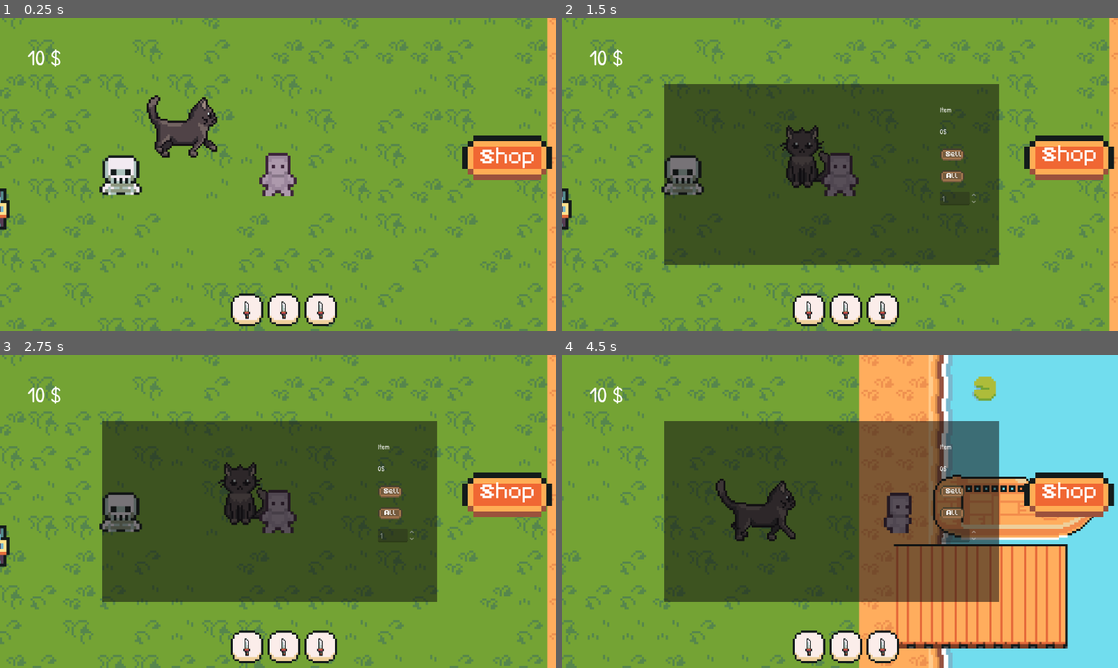
Above: before the commit, frames 1-4 (two rows, left to right).
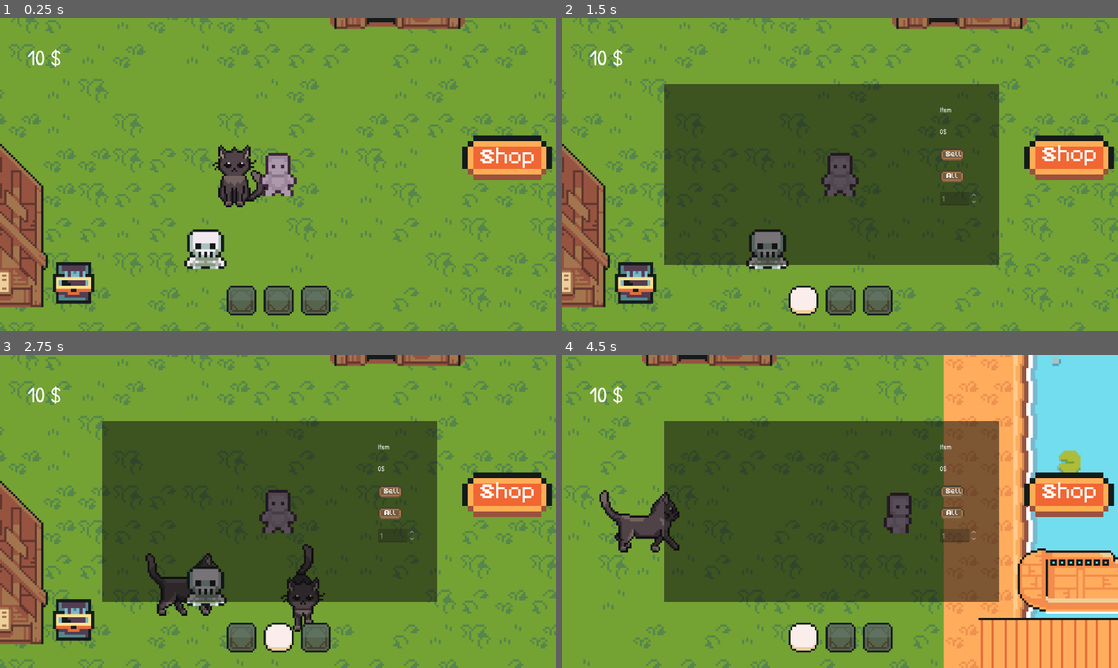
Above: after the commit, the same moments.

Repository: NileKnight1/tycoon
Game: Godot game, scene res://scenes/game.tscn
Same seed, same stepped clock (60 frames per second), same inputs: the game is played once before the commit and once after it.
Inputs (mouse positions are in pixels of both pictures, inside the frame that each line leads up to; where the layout moved, square brackets give the same spot in the first picture):
- Up to frame 1 (0.25 s): no input
- Up to frame 2 (1.5 s): click "Shop" at 0.5 s; click (801, 299) [845, 309] at 1.25 s
- Up to frame 3 (2.75 s): click (278, 636) [322, 646] at 2 s
- Up to frame 4 (4.5 s): click (878, 636) [806, 646] at 2.75 s; tap Enter (ui_accept) at 3.5, 3.77 s; move the mouse to (962, 495) at 3.52 s; hold D (right) from 3.53 s (still down); click (962, 495) at 3.6 s; tap 1 (t1, bound only after the commit) at 3.8, 4.35 s; move the mouse to (728, 527) at 4.27 s

The runs differ from the first frame. In frame 1, 24% of the frame differs, in the area x 0-100%, y 0-100%; in frame 2, 19%; in frame 3, 20%; in frame 4, 40%.

Commit message:
added ability to kill the cat plus some improvements to the inventory

Diff:
--- a/project.godot
+++ b/project.godot
@@ -70,6 +70,26 @@
 "events": [Object(InputEventKey,"resource_local_to_scene":false,"resource_name":"","device":-1,"window_id":0,"alt_press …(192 unchanged characters)…
 ]
 }
+t1={
+"deadzone": 0.2,
+"events": [Object(InputEventKey,"resource_local_to_scene":false,"resource_name":"","device":-1,"window_id":0,"alt_pressed":false,"shift_pressed":false,"ctrl_pressed":false,"meta_pressed":false,"pressed":false,"keycode":0,"physical_keycode":49,"key_label":0,"unicode":49,"location":0,"echo":false,"script":null)
+]
+}
+t2={
+"deadzone": 0.2,
+"events": [Object(InputEventKey,"resource_local_to_scene":false,"resource_name":"","device":-1,"window_id":0,"alt_pressed":false,"shift_pressed":false,"ctrl_pressed":false,"meta_pressed":false,"pressed":false,"keycode":0,"physical_keycode":50,"key_label":0,"unicode":50,"location":0,"echo":false,"script":null)
+]
+}
+t3={
+"deadzone": 0.2,
+"events": [Object(InputEventKey,"resource_local_to_scene":false,"resource_name":"","device":-1,"window_id":0,"alt_pressed":false,"shift_pressed":false,"ctrl_pressed":false,"meta_pressed":false,"pressed":false,"keycode":0,"physical_keycode":51,"key_label":0,"unicode":51,"location":0,"echo":false,"script":null)
+]
+}
+action={
+"deadzone": 0.2,
+"events": [Object(InputEventMouseButton,"resource_local_to_scene":false,"resource_name":"","device":-1,"window_id":0,"alt_pressed":false,"shift_pressed":false,"ctrl_pressed":false,"meta_pressed":false,"button_mask":1,"position":Vector2(228, 9),"global_position":Vector2(237, 57),"factor":1.0,"button_index":1,"canceled":false,"pressed":true,"double_click":false,"script":null)
+]
+}
 
 [input_devices]
 
--- a/scenes/game.tscn
+++ b/scenes/game.tscn
@@ -26,7 +26,6 @@
 [ext_resource type="Texture2D" uid="uid://bqkmho5ybxqmd" path="res://assets/interior/dungeon_ (2).png" id="19_bt5mj"]
 [ext_resource type="Texture2D" uid="uid://didythlguvrlo" path="res://assets/ui/white.png" id="20_suyxu"]
 [ext_resource type="Texture2D" uid="uid://biqct5jjex5ux" path="res://assets/ui/dark.png" id="21_sgl2t"]
-[ext_resource type="Texture2D" uid="uid://cgaohmjll37un" path="res://assets/weapons/Sprite.png" id="21_sww3w"]
 [ext_resource type="Script" uid="uid://dxrjlv0r7d8u6" path="res://scripts/cat.gd" id="26_bhx41"]
 [ext_resource type="Texture2D" uid="uid://bemqptwm174vx" path="res://assets/characters/cars/cat 1 (64х64).png" id="27_qnb83"]
 
@@ -596,8 +595,8 @@
 }]
 
 [sub_resource type="CapsuleShape2D" id="CapsuleShape2D_sww3w"]
-radius = 8.999425
-height = 26.020948
+radius = 20.012934
+height = 40.025867
 
 [node name="game" type="Node2D"]
 script = ExtResource("1_u5sy4")
@@ -808,9 +807,9 @@
 
 [node name="player1" parent="." instance=ExtResource("1_uwrxv")]
 z_index = 2
-position = Vector2(68, 33.000015)
+position = Vector2(29, -1.0000001)
 scale = Vector2(1.44, 1.44)
-collision_layer = 74
+collision_layer = 202
 collision_mask = 74
 
 [node name="Camera2D" type="Camera2D" parent="player1"]
@@ -891,102 +890,91 @@
 theme_override_font_sizes/font_size = 50
 text = "0 $"
 
-[node name="CanvasLayer" type="CanvasLayer" parent="gui"]
-
-[node name="button1" type="TextureButton" parent="gui/CanvasLayer"]
+[node name="taskbar" type="HBoxContainer" parent="gui"]
 anchors_preset = 7
 anchor_left = 0.5
 anchor_top = 1.0
 anchor_right = 0.5
 anchor_bottom = 1.0
-offset_left = -24.0
-offset_top = -86.0
-offset_right = 24.0
-offset_bottom = -38.0
+offset_left = -161.00003
+offset_top = -104.0
+offset_right = -85.0
+offset_bottom = -88.0
 grow_horizontal = 2
 grow_vertical = 0
-scale = Vector2(1.56, 1.56)
-texture_normal = ExtResource("20_suyxu")
-texture_pressed = ExtResource("21_sgl2t")
+scale = Vector2(4.2799997, 4.2799997)
+alignment = 1
+
+[node name="button1" type="TextureButton" parent="gui/taskbar"]
+layout_mode = 2
+toggle_mode = true
+action_mode = 0
+texture_normal = ExtResource("21_sgl2t")
+texture_pressed = ExtResource("20_suyxu")
 stretch_mode = 5
 
-[node name="item1" type="TextureRect" parent="gui/CanvasLayer"]
+[node name="item" type="TextureRect" parent="gui/taskbar/button1"]
+layout_mode = 1
 anchors_preset = 7
 anchor_left = 0.5
 anchor_top = 1.0
 anchor_right = 0.5
 anchor_bottom = 1.0
-offset_left = -7.0
-offset_top = -68.0
-offset_right = 33.0
-offset_bottom = -28.0
+offset_left = -4.728969
+offset_top = -12.962617
+offset_right = 23.47614
+offset_bottom = 15.242493
 grow_horizontal = 2
 grow_vertical = 0
-texture = ExtResource("21_sww3w")
+scale = Vector2(0.31775695, 0.31775695)
 stretch_mode = 5
 
-[node name="button2" type="TextureButton" parent="gui/CanvasLayer"]
+[node name="button2" type="TextureButton" parent="gui/taskbar"]
+layout_mode = 2
+toggle_mode = true
+action_mode = 0
+texture_normal = ExtResource("21_sgl2t")
+texture_pressed = ExtResource("20_suyxu")
+stretch_mode = 5
+
+[node name="item" type="TextureRect" parent="gui/taskbar/button2"]
+layout_mode = 1
 anchors_preset = 7
 anchor_left = 0.5
 anchor_top = 1.0
 anchor_right = 0.5
 anchor_bottom = 1.0
-offset_left = 61.0
-offset_top = -86.0
-offset_right = 109.0
-offset_bottom = -38.0
+offset_left = -4.728969
+offset_top = -12.962617
+offset_right = 23.47614
+offset_bottom = 15.242493
 grow_horizontal = 2
 grow_vertical = 0
-scale = Vector2(1.56, 1.56)
-texture_normal = ExtResource("20_suyxu")
-texture_pressed = ExtResource("21_sgl2t")
+scale = Vector2(0.31775695, 0.31775695)
 stretch_mode = 5
 
-[node name="item2" type="TextureRect" parent="gui/CanvasLayer"]
+[node name="button3" type="TextureButton" parent="gui/taskbar"]
+layout_mode = 2
+toggle_mode = true
+action_mode = 0
+texture_normal = ExtResource("21_sgl2t")
+texture_pressed = ExtResource("20_suyxu")
+stretch_mode = 5
+
+[node name="item" type="TextureRect" parent="gui/taskbar/button3"]
+layout_mode = 1
 anchors_preset = 7
 anchor_left = 0.5
 anchor_top = 1.0
 anchor_right = 0.5
 anchor_bottom = 1.0
-offset_left = 78.0
-offset_top = -68.0
-offset_right = 118.0
-offset_bottom = -28.0
+offset_left = -4.728969
+offset_top = -12.962617
+offset_right = 23.47614
+offset_bottom = 15.242493
 grow_horizontal = 2
 grow_vertical = 0
-texture = ExtResource("21_sww3w")
-stretch_mode = 5
-
-[node name="button3" type="TextureButton" parent="gui/CanvasLayer"]
-anchors_preset = 7
-anchor_left = 0.5
-anchor_top = 1.0
-anchor_right = 0.5
-anchor_bottom = 1.0
-offset_left = -109.0
-offset_top = -86.0
-offset_right = -61.0
-offset_bottom = -38.0
-grow_horizontal = 2
-grow_vertical = 0
-scale = Vector2(1.56, 1.56)
-texture_normal = ExtResource("20_suyxu")
-texture_pressed = ExtResource("21_sgl2t")
-stretch_mode = 5
-
-[node name="item3" type="TextureRect" parent="gui/CanvasLayer"]
-anchors_preset = 7
-anchor_left = 0.5
-anchor_top = 1.0
-anchor_right = 0.5
-anchor_bottom = 1.0
-offset_left = -92.0
-offset_top = -68.0
-offset_right = -52.0
-offset_bottom = -28.0
-grow_horizontal = 2
-grow_vertical = 0
-texture = ExtResource("21_sww3w")
+scale = Vector2(0.31775695, 0.31775695)
 stretch_mode = 5
 
 [node name="house" type="Node2D" parent="."]
@@ -1036,19 +1024,125 @@
 limit_right = 1431
 limit_bottom = -1504
 
-[node name="cat" type="CharacterBody2D" parent="."]
+[node name="cats" type="Node2D" parent="."]
+
+[node name="cat" type="CharacterBody2D" parent="cats"]
 scale = Vector2(0.8751179, 0.89774454)
-collision_layer = 66
-collision_mask = 66
+collision_layer = 16
+collision_mask = 16
 script = ExtResource("26_bhx41")
 
-[node name="ch" type="AnimatedSprite2D" parent="cat"]
+[node name="ch" type="AnimatedSprite2D" parent="cats/cat"]
+scale = Vector2(1, 0.99999994)
 sprite_frames = SubResource("SpriteFrames_qnb83")
-animation = &"idle"
-
-[node name="CollisionShape2D2" type="CollisionShape2D" parent="cat"]
-position = Vector2(1, 6)
+animation = &"left"
+
+[node name="hit" type="Area2D" parent="cats/cat"]
+scale = Vector2(0.99999994, 0.99999994)
+collision_layer = 0
+collision_mask = 128
+
+[node name="CollisionShape2D2" type="CollisionShape2D" parent="cats/cat/hit"]
+position = Vector2(-0.11469332, 1.4286625)
 rotation = -1.5594913
+scale = Vector2(0.84688556, 0.9705991)
+shape = SubResource("CapsuleShape2D_sww3w")
+
+[node name="damage" type="Area2D" parent="cats/cat"]
+scale = Vector2(0.99999994, 0.99999994)
+collision_layer = 0
+collision_mask = 128
+
+[node name="CollisionShape2D2" type="CollisionShape2D" parent="cats/cat/damage"]
+position = Vector2(-0.11469332, 1.4286625)
+rotation = -1.5594913
+scale = Vector2(1.3703128, 1.5704889)
+shape = SubResource("CapsuleShape2D_sww3w")
+
+[node name="CollisionShape2D2" type="CollisionShape2D" parent="cats/cat"]
+position = Vector2(-0.11469332, 1.4286625)
+rotation = -1.5594913
+scale = Vector2(1.3703128, 1.5704889)
+shape = SubResource("CapsuleShape2D_sww3w")
+
+[node name="cat2" type="CharacterBody2D" parent="cats"]
+position = Vector2(-90, 223.99998)
+scale = Vector2(0.8751179, 0.89774454)
+collision_layer = 16
+collision_mask = 16
+script = ExtResource("26_bhx41")
+
+[node name="ch" type="AnimatedSprite2D" parent="cats/cat2"]
+scale = Vector2(1, 0.99999994)
+sprite_frames = SubResource("SpriteFrames_qnb83")
+animation = &"left"
+
+[node name="hit" type="Area2D" parent="cats/cat2"]
+scale = Vector2(0.99999994, 0.99999994)
+collision_layer = 0
+collision_mask = 128
+
+[node name="CollisionShape2D2" type="CollisionShape2D" parent="cats/cat2/hit"]
+position = Vector2(-0.11469332, 1.4286625)
+rotation = -1.5594913
+scale = Vector2(0.84688556, 0.9705991)
+shape = SubResource("CapsuleShape2D_sww3w")
+
+[node name="damage" type="Area2D" parent="cats/cat2"]
+scale = Vector2(0.99999994, 0.99999994)
+collision_layer = 0
+collision_mask = 128
+
+[node name="CollisionShape2D2" type="CollisionShape2D" parent="cats/cat2/damage"]
+position = Vector2(-0.11469332, 1.4286625)
+rotation = -1.5594913
+scale = Vector2(1.3703128, 1.5704889)
+shape = SubResource("CapsuleShape2D_sww3w")
+
+[node name="CollisionShape2D2" type="CollisionShape2D" parent="cats/cat2"]
+position = Vector2(-0.11469332, 1.4286625)
+rotation = -1.5594913
+scale = Vector2(1.3703128, 1.5704889)
+shape = SubResource("CapsuleShape2D_sww3w")
+
+[node name="cat3" type="CharacterBody2D" parent="cats"]
+position = Vector2(106, 197.99998)
+scale = Vector2(0.8751179, 0.89774454)
+collision_layer = 16
+collision_mask = 16
+script = ExtResource("26_bhx41")
+
+[node name="ch" type="AnimatedSprite2D" parent="cats/cat3"]
+scale = Vector2(1, 0.99999994)
+sprite_frames = SubResource("SpriteFrames_qnb83")
+animation = &"left"
+
+[node name="hit" type="Area2D" parent="cats/cat3"]
+scale = Vector2(0.99999994, 0.99999994)
+collision_layer = 0
+collision_mask = 128
+
+[node name="CollisionShape2D2" type="CollisionShape2D" parent="cats/cat3/hit"]
+position = Vector2(-0.11469332, 1.4286625)
+rotation = -1.5594913
+scale = Vector2(0.84688556, 0.9705991)
+shape = SubResource("CapsuleShape2D_sww3w")
+
+[node name="damage" type="Area2D" parent="cats/cat3"]
+scale = Vector2(0.99999994, 0.99999994)
+collision_layer = 0
+collision_mask = 128
+
+[node name="CollisionShape2D2" type="CollisionShape2D" parent="cats/cat3/damage"]
+position = Vector2(-0.11469332, 1.4286625)
+rotation = -1.5594913
+scale = Vector2(1.3703128, 1.5704889)
+shape = SubResource("CapsuleShape2D_sww3w")
+
+[node name="CollisionShape2D2" type="CollisionShape2D" parent="cats/cat3"]
+position = Vector2(-0.11469332, 1.4286625)
+rotation = -1.5594913
+scale = Vector2(1.3703128, 1.5704889)
 shape = SubResource("CapsuleShape2D_sww3w")
 
 [connection signal="body_entered" from="map/Area2D" to="." method="_on_area_2d_body_entered"]
@@ -1058,5 +1152,17 @@
 [connection signal="button_down" from="gui/sell" to="." method="_on_sell_button_down"]
 [connection signal="button_up" from="gui/sell" to="." method="_on_sell_button_up"]
 [connection signal="pressed" from="gui/sell" to="gui/inventory" method="_on_sell_pressed"]
+[connection signal="toggled" from="gui/taskbar/button1" to="." method="_on_button_1_toggled"]
+[connection signal="toggled" from="gui/taskbar/button2" to="." method="_on_button_2_toggled"]
+[connection signal="toggled" from="gui/taskbar/button3" to="." method="_on_button_3_toggled"]
 [connection signal="pressed" from="house/back" to="." method="_on_back_pressed"]
 [connection signal="pressed" from="house/Node2D/add" to="." method="_on_add_pressed"]
+[connection signal="body_entered" from="cats/cat/hit" to="cats/cat" method="_on_area_body_entered"]
+[connection signal="body_entered" from="cats/cat/damage" to="cats/cat" method="_on_damage_body_entered"]
+[connection signal="body_exited" from="cats/cat/damage" to="cats/cat" method="_on_damage_body_exited"]
+[connection signal="body_entered" from="cats/cat2/hit" to="cats/cat2" method="_on_area_body_entered"]
+[connection signal="body_entered" from="cats/cat2/damage" to="cats/cat2" method="_on_damage_body_entered"]
+[connection signal="body_exited" from="cats/cat2/damage" to="cats/cat2" method="_on_damage_body_exited"]
+[connection signal="body_entered" from="cats/cat3/hit" to="cats/cat3" method="_on_area_body_entered"]
+[connection signal="body_entered" from="cats/cat3/damage" to="cats/cat3" method="_on_damage_body_entered"]
+[connection signal="body_exited" from="cats/cat3/damage" to="cats/cat3" method="_on_damage_body_exited"]
--- a/scripts/cat.gd
+++ b/scripts/cat.gd
@@ -1,13 +1,16 @@
 extends CharacterBody2D
 
-@export var speed: float = 100.0
+@export var speed: float = 70
 
 var player: Node2D
 var ch: AnimatedSprite2D
 
+var hitbox = 0
+
+
 func _ready() -> void:
-	player = $"../player1"
-	ch = $ch  # reference to AnimatedSprite2D node
+	player = $"../../player1"
+	ch = $ch
 
 
 func _physics_process(delta: float) -> void:
@@ -39,3 +42,18 @@
 			else:
 				ch.play("up")
 	#ch.play()
+
+
+func _on_area_body_entered(body: Node2D) -> void:
+	player.health += 1
+	print(player.health)
+
+func _on_damage_body_entered(body: Node2D) -> void:
+	hitbox = 1
+
+func _on_damage_body_exited(body: Node2D) -> void:
+	hitbox = 0
+
+func _input(event: InputEvent) -> void:
+	if Input.is_action_just_pressed("action") and hitbox == 1:
+		self.queue_free()
--- a/scripts/game.gd
+++ b/scripts/game.gd
@@ -21,6 +21,7 @@
 
 @onready var workers = $map/workers
 @onready var houses = $map/tilemaps/houses
+@onready var taskbar = $gui/taskbar
 
 var play_pos
 
@@ -115,7 +116,41 @@
 
 
 
+
+func _input(event: InputEvent) -> void:
+	if Input.is_action_just_pressed("t1"):
+		taskbar.get_child(0).button_pressed = 1
+	elif Input.is_action_just_pressed("t2"):
+		taskbar.get_child(1).button_pressed = 2
+	elif Input.is_action_just_pressed("t3"):
+		taskbar.get_child(2).button_pressed = 3
+
+
+
+
 func _on_sell_button_up() -> void:
 	sell_button_text.position.y = 218
 	#print(sell_button_text.position.y)
 	pass
+
+
+
+func _on_button_1_toggled(toggled_on: bool) -> void:
+	if toggled_on:
+		for i in taskbar.get_children():
+			if(i.get_index() == 0): continue
+			i.button_pressed = 0
+
+
+func _on_button_2_toggled(toggled_on: bool) -> void:
+	if toggled_on:
+		for i in taskbar.get_children():
+			if(i.get_index() == 1): continue
+			i.button_pressed = 0
+
+
+func _on_button_3_toggled(toggled_on: bool) -> void:
+	if toggled_on:
+		for i in taskbar.get_children():
+			if(i.get_index() == 2): continue
+			i.button_pressed = 0
--- a/scripts/global.gd
+++ b/scripts/global.gd
@@ -30,21 +30,21 @@
 	#print(currency)
 
 var items = [
-	{"name": "Apple", "price": 5},
-	{"name": "Banana", "price": 5},
-	{"name": "Orange", "price": 5},
-	{"name": "Watermelon", "price": 5},
-	{"name": "Red Grape", "price": 5},
-	{"name": "Green Grape", "price": 5},
-	{"name": "Potato", "price": 5},
-	{"name": "Tomato", "price": 5},
-	{"name": "Kiwi", "price": 5},
-	{"name": "Lime", "price": 5},
-	{"name": "Lemon", "price": 5},
-	{"name": "Peach", "price": 5},
-	{"name": "Blueberry", "price": 5},
-	{"name": "Cherry", "price": 5},
-	{"name": "Eggplant", "price": 5},
+	{"name": "Apple", 			"price": 5		, "sellable": true, "holdable": true						},
+	{"name": "Banana", 			"price": 5		, "sellable": true, "holdable": true						},
+	{"name": "Orange", 			"price": 5		, "sellable": true, "holdable": true						},
+	{"name": "Watermelon", 		"price": 5		, "sellable": true, "holdable": true							},
+	{"name": "Red Grape", 		"price": 5		, "sellable": true, "holdable": true							},
+	{"name": "Green Grape", 	"price": 5		, "sellable": true, "holdable": true							},
+	{"name": "Potato", 			"price": 5		, "sellable": true, "holdable": true						},
+	{"name": "Tomato", 			"price": 5		, "sellable": true, "holdable": true						},
+	{"name": "Kiwi", 			"price": 5		, "sellable": true, "holdable": true					},
+	{"name": "Lime", 			"price": 5		, "sellable": true, "holdable": true					},
+	{"name": "Lemon", 			"price": 5		, "sellable": true, "holdable": true						},
+	{"name": "Peach", 			"price": 5		, "sellable": true, "holdable": true						},
+	{"name": "Blueberry", 		"price": 5		, "sellable": true, "holdable": true							},
+	{"name": "Cherry", 			"price": 5		, "sellable": true, "holdable": true						},
+	{"name": "Eggplant", 		"price": 5		, "sellable": true, "holdable": true						},
 
 
 
--- a/scripts/inventory.gd
+++ b/scripts/inventory.gd
@@ -2,8 +2,11 @@
 
 @onready var inventory = $"."
 @onready var currency_label = $"../currency"
+@onready var taskbar = $"../taskbar"
+
 
 var inventory_opened = 0
+
 
 
 var inventory_items = [
@@ -15,6 +18,12 @@
 
 
 ]
+#
+#var task_item1
+#var task_item2
+#var task_item3
+
+var task_items = [null, null, null]
 
 
 #@export var currency = global.currency
@@ -95,13 +104,15 @@
 
 func _update_inventory(_name, amount, sell = 0):
 	var inventory_location = item_exist(_name, inventory_items)
-	var global_location = item_exist(_name, inventory_items)
+	var global_location = item_exist(_name, global.items)
 
 	if(inventory_location == -1):
 		inventory_items.append(
 			{"name": _name,
 			"amount": amount,
-			"price": global.items[global_location]["price"]
+			"price": global.items[global_location]["price"],
+			"holdable": global.items[global_location]["holdable"]
+
 			})
 	else:
 		inventory_items[inventory_location]["amount"] += amount
@@ -110,7 +121,6 @@
 			refresh_currency()
 			#print(inventory_items[inventory_location]["price"]*abs(amount))
 
-
 		if(inventory_items[inventory_location]["amount"] < 1):
 			inventory_items.remove_at(inventory_location)
 	if(!sell):
@@ -176,9 +186,6 @@
 	for i in len(inventory_items):
 		#print("row: " + str(row))
 		#if i >= lenas(inventory_items): return
-
-
-
 		var xpos = (row*100)+300
 		var ypos = ((i-(4*row))*100)+180
 
@@ -208,12 +215,40 @@
 			item_name.text = inventory_items[i]["name"]
 			item_price.text = str(inventory_items[i]["price"]) + "$"
 			item_order = i
-			print(item_order)
+			#print(item_order)
 
 			all.disabled = 0
 			amount_input.editable = 1
 			button.disabled = 0
 			amount_input.max_value = inventory_items[item_order]["amount"]
+
+			if(!case && inventory_items[i]["holdable"]):
+				#print(inventory_items)
+				#print("YESSSS")
+				#print(inventory_items[i]["holdable"])
+				#var _task
+
+				for j in taskbar.get_children():
+					if j.button_pressed == true:
+
+						j.get_child(0).texture = load("res://assets/items/%s.png" % inventory_items[item_order]["name"])
+						#print(task_items[j.get_index()])
+
+						if task_items[j.get_index()] == null:
+							task_items[j.get_index()] = inventory_items[item_order]["name"]
+							_update_inventory(inventory_items[item_order]["name"], -1)
+						else:
+							_update_inventory(task_items[j.get_index()], 1)
+							task_items[j.get_index()] = inventory_items[item_order]["name"]
+							_update_inventory(inventory_items[item_order]["name"], -1)
+							#print(inventory_items)as
+
+
+
+
+						break
+
+
 		)
 
 		icon.mouse_entered.connect(func():
@@ -265,6 +300,7 @@
 			#
 			#button.pressed.connect(sell_press)
 			#all.pressed.connect(select_all)
+
 	if(case):
 
 		button.disabled = 1
--- a/scripts/player.gd
+++ b/scripts/player.gd
@@ -7,6 +7,9 @@
 @onready var player = $ch
 
 var no_move = 0
+
+var health = 0
+
 
 #@onready var tiles = $tiles
 #@onready var main = $main
Not shown: 1 places in scenes/game.tscn that only renumber resources
